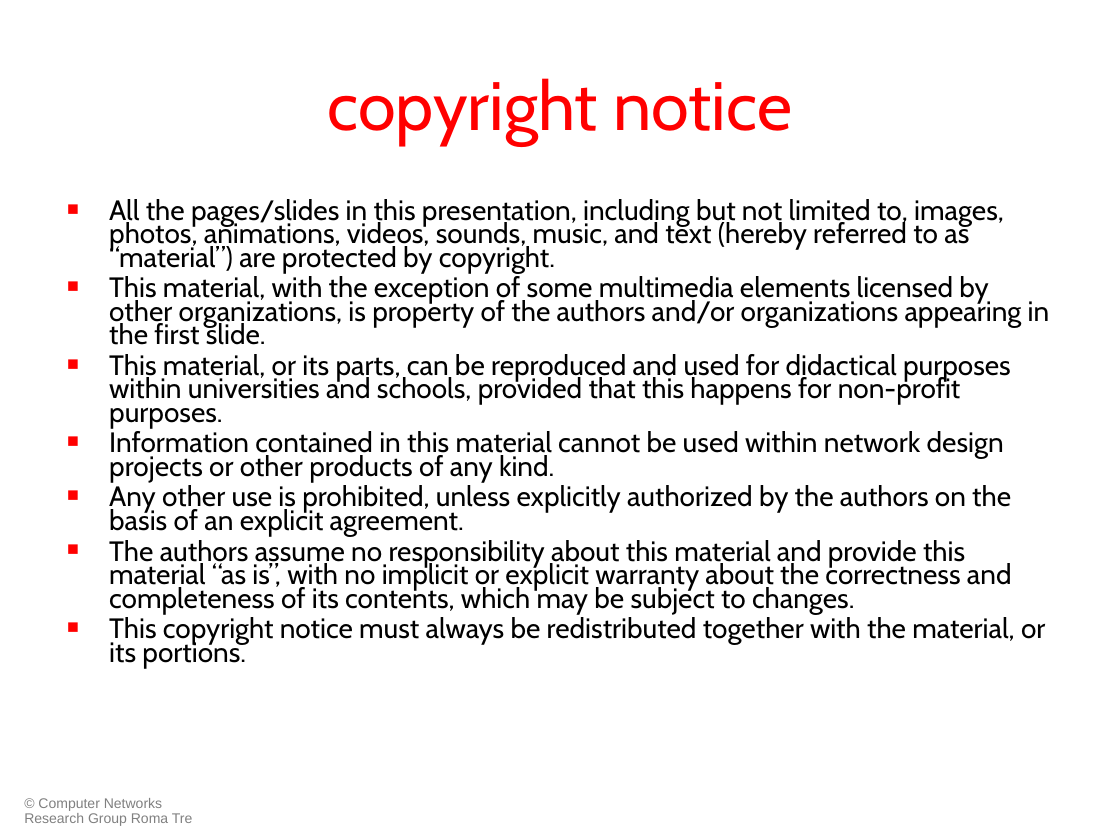
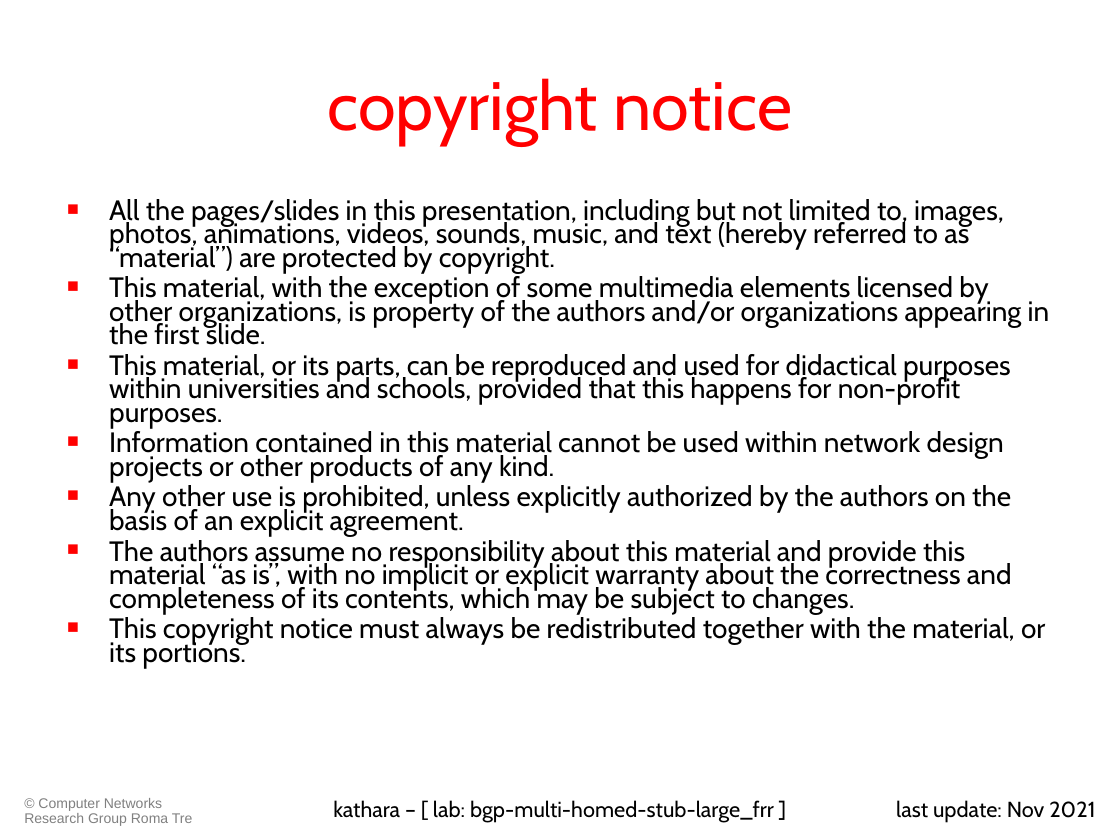
Before and after one commit to KatharaFramework/Kathara-Labs, a slide deck: slide 2 of main-labs/interdomain-routing/frr/bgp-multi-homed-stub-large/047-kathara-lab_bgp-multi-homed-stub-large.ppt. Drawn at 1120x840 pixels with LibreOffice and Linux fonts; fonts in the diff are those of the drawing. Boxes give left, top, right and bottom in pixels: in the first picture for what was removed or moved away, otherwise in the second. Text is boxed around its words. In the diff, an @@ line names an element or a change of style, - is before the commit and + after.

Commit message:
Update BGP multi-homed labs

```diff
--- a/main-labs/interdomain-routing/frr/bgp-multi-homed-stub-large/047-kathara-lab_bgp-multi-homed-stub-large.ppt
+++ b/main-labs/interdomain-routing/frr/bgp-multi-homed-stub-large/047-kathara-lab_bgp-multi-homed-stub-large.ppt
@@ text added at box(333, 800, 774, 823), 14 pt, text #000000 @@
+kathara – [ lab: bgp-multi-homed-stub-large_frr ]
@@ text added at box(896, 800, 1095, 823), 14 pt, text #000000 @@
+last update: Nov 2021
```
Also in this commit, not shown: 7 other slides changed, 17 other files.
